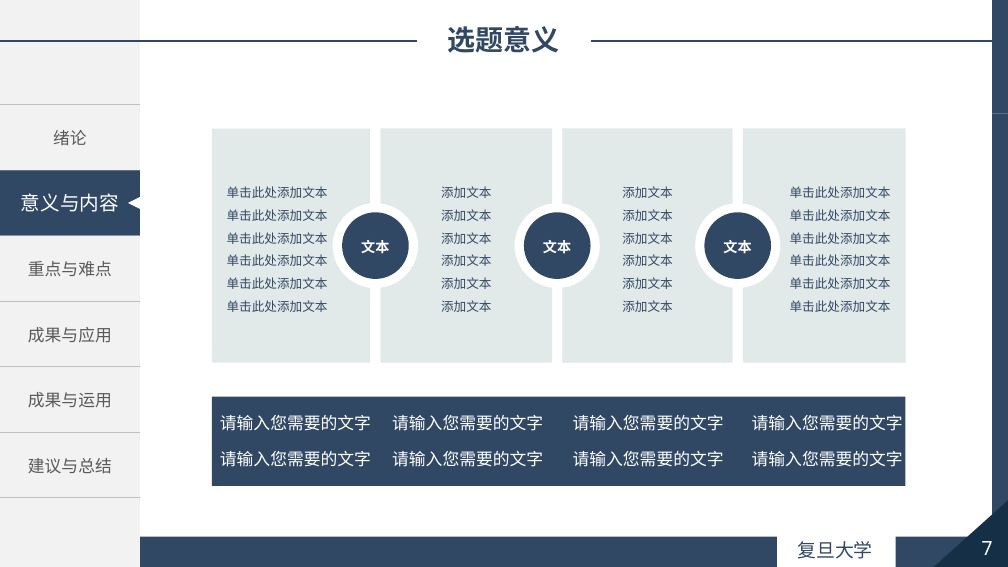
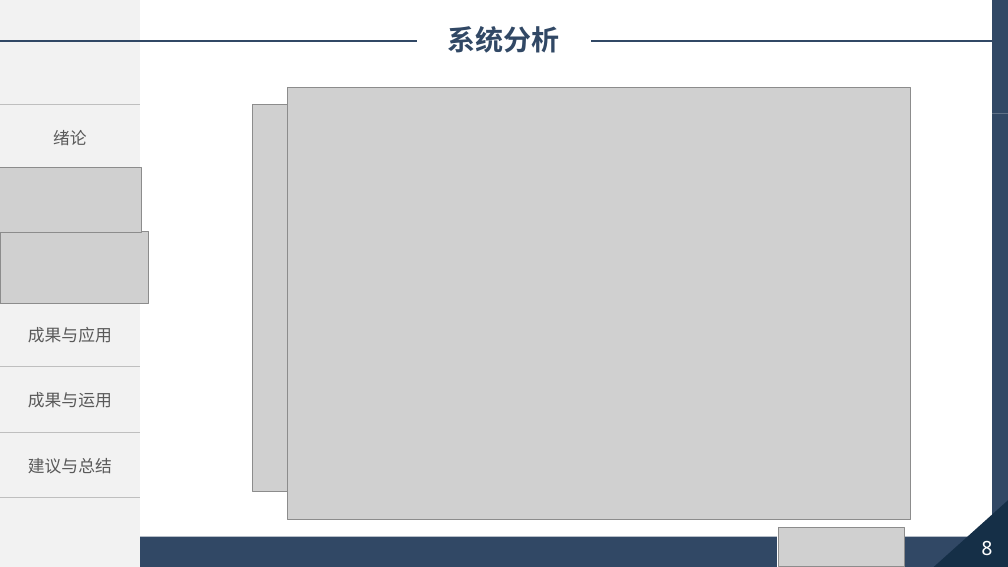
Before and after one commit to cx29/JavaWebSpace, a slide deck: slide 8 of demo/resources/报告/毕业论文答辩.pptx (slide 7 before the commit). Drawn at 1008x567 pixels with LibreOffice and Linux fonts; fonts in the diff are those of the drawing; grey boxes stand for pictures. Boxes give left, top, right and bottom in pixels: in the first picture for what was removed or moved away, otherwise in the second. Text is boxed around its words. In the diff, an @@ line names an element or a change of style, - is before the commit and + after.

Commit message:
ppt

```diff
--- a/demo/resources/报告/毕业论文答辩.pptx
+++ b/demo/resources/报告/毕业论文答辩.pptx
@@ text at bbox=[448, 26, 560, 53]: text changed @@
-选题意义
+系统分析
@@ picture added at bbox=[287, 88, 910, 520] @@
@@ picture added at bbox=[253, 105, 799, 491] @@
@@ freeform shape removed at bbox=[212, 129, 370, 363] @@
-单击此处添加文本单击此处添加文本单击此处添加文本单击此处添加文本
-单击此处添加文本单击此处添加文本
@@ freeform shape removed at bbox=[381, 129, 552, 363] @@
-添加文本
-添加文本
-添加文本
-添加文本
-添加文本
-添加文本
@@ freeform shape removed at bbox=[562, 129, 733, 363] @@
-添加文本
-添加文本
-添加文本
-添加文本
-添加文本
-添加文本
@@ freeform shape removed at bbox=[743, 129, 905, 363] @@
-单击此处添加文本
-单击此处添加文本
-单击此处添加文本
-单击此处添加文本
-单击此处添加文本
-单击此处添加文本
@@ picture added at bbox=[0, 167, 141, 233] @@
@@ text in rectangle at bbox=[21, 193, 119, 212]: text removed @@
-意义与内容
@@ picture added at bbox=[0, 232, 149, 304] @@
@@ ellipse removed at bbox=[342, 213, 408, 279] @@
-文本
@@ ellipse removed at bbox=[524, 213, 591, 279] @@
-文本
@@ ellipse removed at bbox=[705, 213, 771, 279] @@
-文本
@@ rectangle removed at bbox=[212, 396, 905, 486] @@
@@ group removed at bbox=[392, 415, 903, 467]: 6 texts @@
-请输入您需要的文字
-请输入您需要的文字
-请输入您需要的文字
-请输入您需要的文字
-请输入您需要的文字
-请输入您需要的文字
@@ picture added at bbox=[778, 527, 904, 566] @@
@@ text removed at bbox=[797, 541, 872, 559] @@
-复旦大学
@@ page number at bbox=[981, 541, 993, 555]: text changed @@
-7
+8
```
Also in this commit, not shown: 7 other slides changed, 4 slides added, 29 slides removed.
